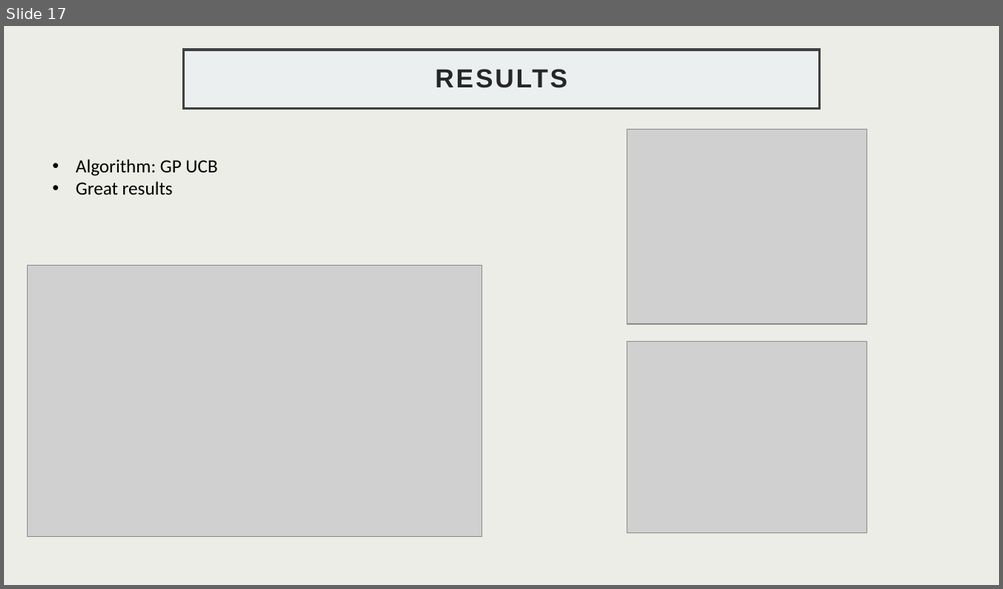
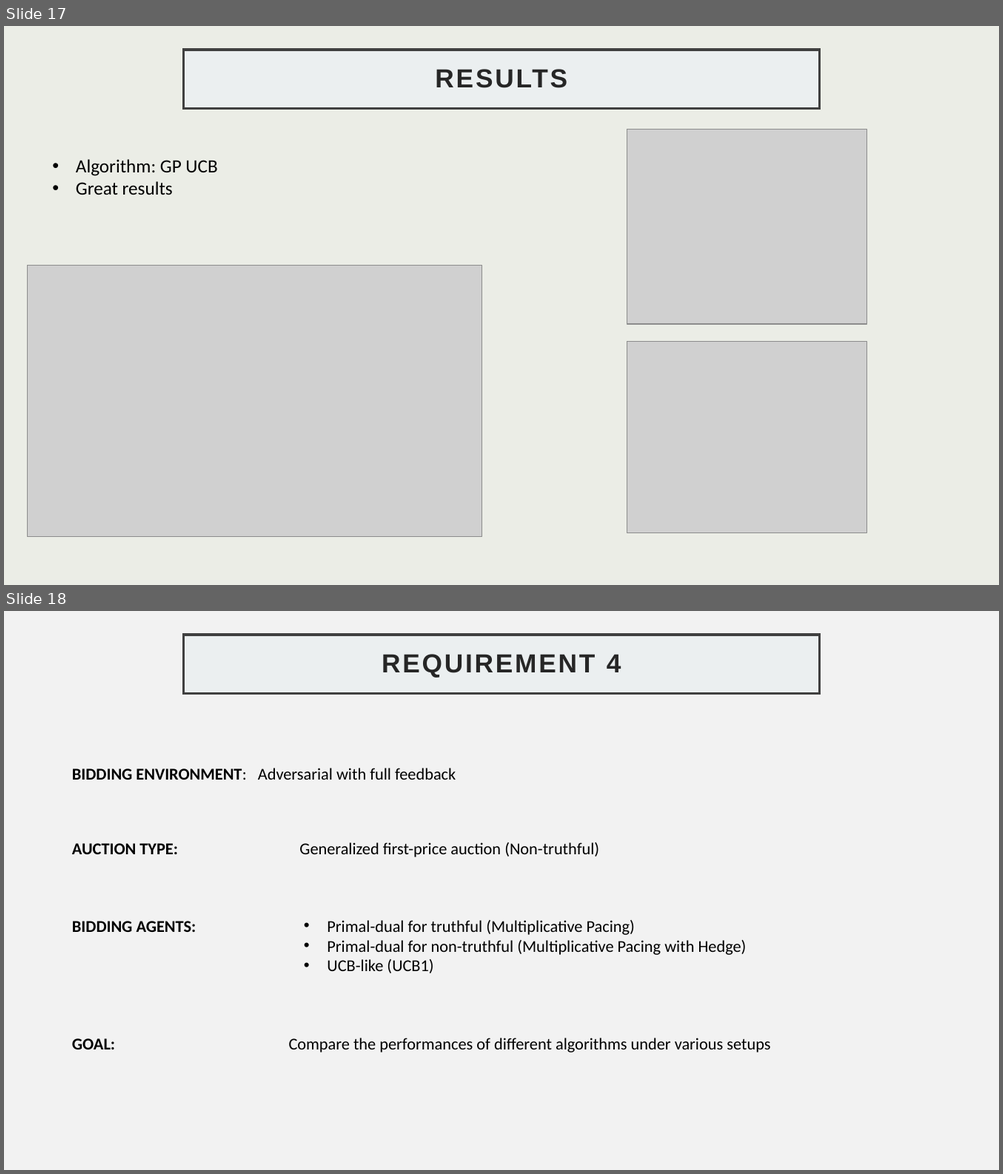
Before and after one commit to GabriFarace/OLA-project, a slide deck: SLIDES.pptx. Shown one above the other, each under a label of ours: slide 17 before the commit, slides 17 and 18 after it. The pictures are 1003x589 and 1003x1174 pixels, drawn with LibreOffice and Linux fonts; fonts in the diff are those of the drawing; grey boxes stand for pictures. Boxes give left, top, right and bottom in pixels: in the first picture for what was removed or moved away, otherwise in the second. Text is boxed around its words. In the diff, an @@ line names an element or a change of style, - is before the commit and + after.

Commit message:
Set up scheme for requirement 4

```diff
--- a/SLIDES.pptx
+++ b/SLIDES.pptx
@@ slide 18 added at [4,611,999,1170], background #F2F2F2 @@
@@ title added at [183,635,819,694], fill #EBEFF0, outline #404040 2.5 pt, 25.2 pt, text #262626, bold @@
+REQUIREMENT 4
@@ text added at [72,768,455,780], 16 pt, text #000000 @@
+BIDDING ENVIRONMENT: Adversarial with full feedback
@@ text added at [72,843,599,857], 16 pt, text #000000 @@
+AUCTION TYPE: Generalized first-price auction (Non-truthful)
@@ text added at [72,921,196,932], 16 pt, text #000000, bold @@
+BIDDING AGENTS:
@@ text added at [327,920,746,974], 16 pt, text #000000 @@
+• Primal-dual for truthful (Multiplicative Pacing)
+• Primal-dual for non-truthful (Multiplicative Pacing with Hedge)
+• UCB-like (UCB1)
@@ text added at [72,1038,770,1053], 16 pt, text #000000 @@
+GOAL: Compare the performances of different algorithms under various setups
```
Also in this commit, not shown: 5 other slides added.
